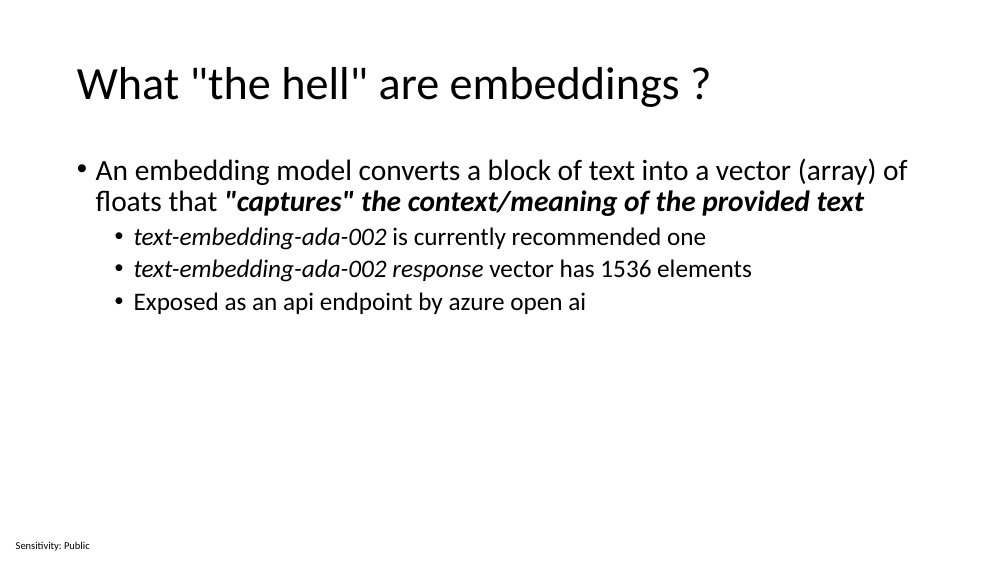
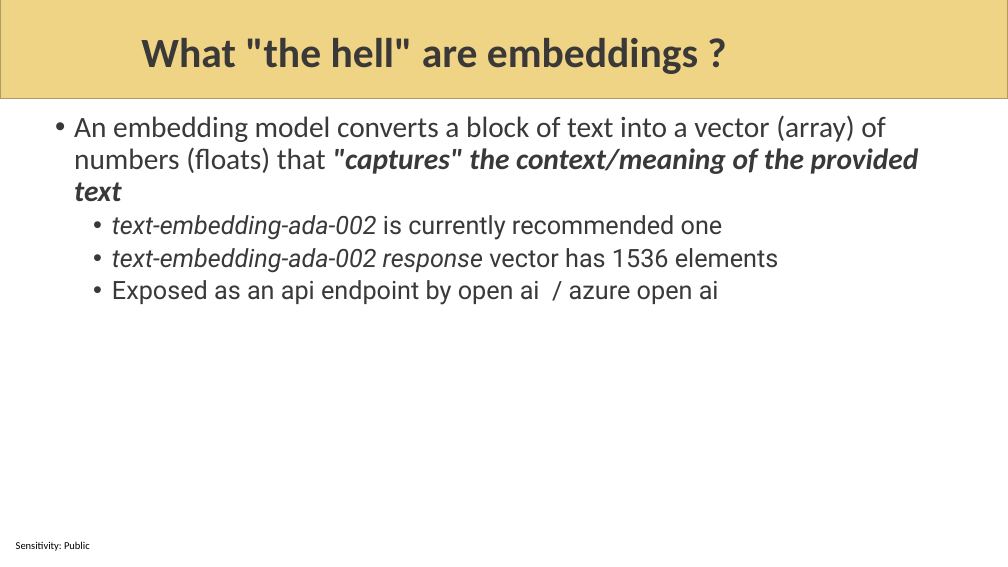
Before and after one commit to sabbadino/AzureDay2023Torino, a slide deck: slide 13 of sessions/room1_15_30/azure-day-ChatBot.pptx (slide 12 before the commit). Drawn at 1008x567 pixels with LibreOffice and Linux fonts; fonts in the diff are those of the drawing; background and template pictures are left out. Boxes give left, top, right and bottom in pixels: in the first picture for what was removed or moved away, otherwise in the second. Text is boxed around its words. In the diff, an @@ line names an element or a change of style, - is before the commit and + after.

Commit message:
work on slides on new template - open chat screen on start

```diff
--- a/sessions/room1_15_30/azure-day-ChatBot.pptx
+++ b/sessions/room1_15_30/azure-day-ChatBot.pptx
@@ rectangle added at [0,0,1008,99], fill #EFD485, outline #B19D62 1 pt @@
@@ title "What "the hell" are embeddings ...": place and size @@
-title "What "the hell" are embeddings ..." at [77,67,680,107]
+title "What "the hell" are embeddings ..." at [141,38,698,74]
@@ title "What "the hell" are embeddings ..." at [141,38,698,74]: size 44 to 39.6 pt, text colour #000000 to #3B3838, bold on @@
@@ text "An embedding model converts a ...": place and size @@
-text "An embedding model converts a ..." at [96,158,907,314]
+text "An embedding model converts a ..." at [74,115,919,305]
@@ text at [74,115,919,201]: text changed; text colour #000000 to #3B3838 @@
-• An embedding model converts a block of text into a vector (array) of floats that "captures" the context/meaning of the provided text
+• An embedding model converts a block of text into a vector (array) of numbers (floats) that "captures" the context/meaning of the provided text
@@ text at [112,215,778,273]: font Calibri to Roboto, text colour #000000 to #3B3838 in "text-embedding-ada-002 is currently recommended one", "text-embedding-ada-002 response vector has 1536 elements" @@
@@ text at [112,280,719,305]: text changed; font Calibri to Roboto; text colour #000000 to #3B3838 @@
-  • Exposed as an api endpoint by azure open ai
+  • Exposed as an api endpoint by open ai / azure open ai
```
Also in this commit, not shown: 32 other slides changed, 5 slides added, 1 slide removed, 3 other files.
